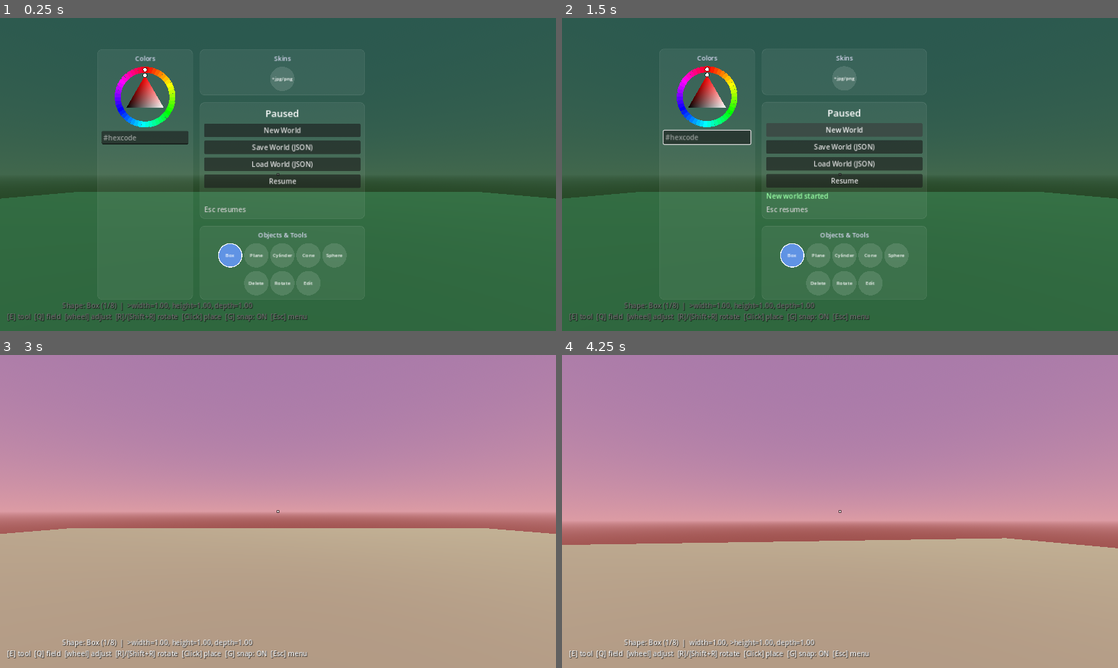
Above: before the commit, frames 1-4 (two rows, left to right).
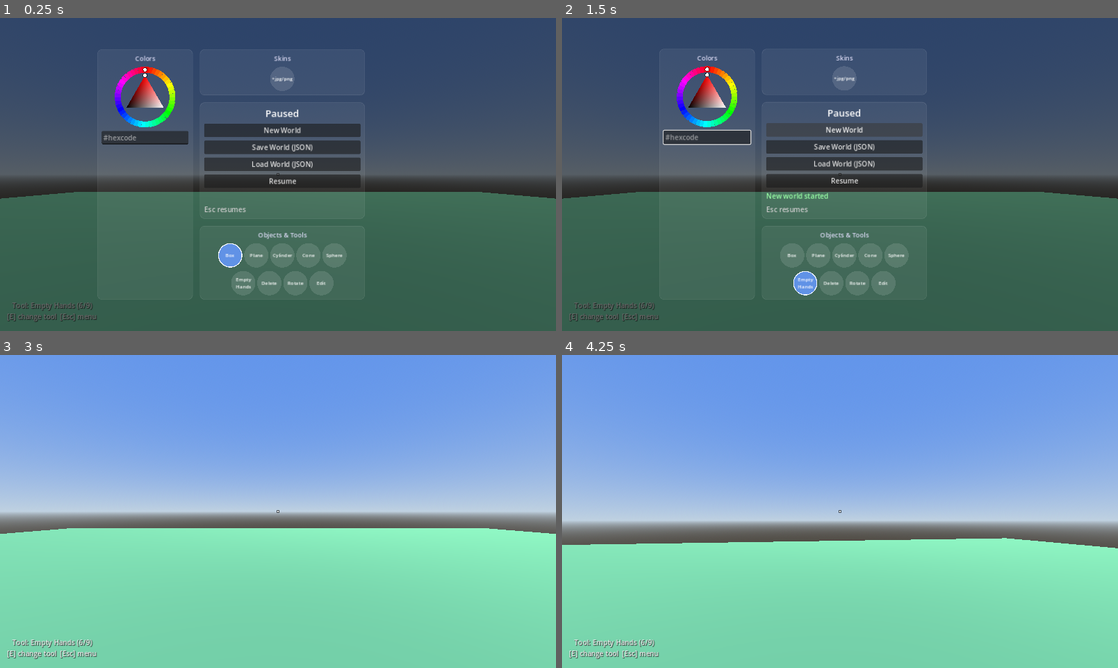
Above: after the commit, the same moments.

Repository: zenontherocks/worldmaker
Game: Godot game, scene res://scenes/Main.tscn
The game is run twice, just before and just after one commit, with the same random seed, the same clock (stepped at 60 frames per second) and the same inputs.
Inputs (mouse positions are in pixels of both pictures, inside the frame that each line leads up to):
- Up to frame 1 (0.25 s): no input
- Up to frame 2 (1.5 s): click (706, 136) at 0.52 s; type "12" at 0.6 s; click "New World" at 1.25 s
- Up to frame 3 (3 s): click "New World" at 2 s; click "Resume" at 2.75 s
- Up to frame 4 (4.25 s): move the mouse to (867, 511) at 3.52 s; hold W (move_forward) from 3.53 s (still down); hold Q (build_cycle_dimension) from 3.53 s (still down); click (867, 511) at 3.67 s; tap Space (jump) at 3.77 s

The runs differ from the first frame. In frame 1, 45% of the frame differs, in the area x 0-100%, y 0-98%; in frame 2, 46%; in frame 3, 100%; in frame 4, 100%, in the area x 0-100%, y 0-100%.

Commit message:
Add "Empty Hands" tool, make it the default on load
Previously the game defaulted to Place/Box on startup (_ready()'s
deferred select_slot(0)), so a fresh load always dropped the player
into holding a Box, with its ghost preview floating in front of the
camera before they'd done anything. Added a new inert ToolMode.EMPTY
("Empty Hands") slot -- no ghost, no raycast highlighting, no action on
any input -- and made it the default both on startup and after "New
World" (which already re-triggers the same reset path), so loading in
or starting fresh leaves the player's hands empty until they pick a
tool.

Placed it in the Tools row ahead of Delete/Rotate/Edit, both in
BuildModeController's _slots (so [E] cycling reaches it right after the
five shapes) and in the pause menu's parallel slot-index bookkeeping.
CircleButton's label rendering gained support for a "\n"-separated
two-line label, since "Empty Hands" doesn't fit the circle's fixed
diameter on one line at a readable size -- backward compatible with
every existing single-word label, which is just the one-line case of
the same centering math.

Diff:
--- a/scripts/build/BuildModeController.gd
+++ b/scripts/build/BuildModeController.gd
@@ -11,17 +11,23 @@
 ## methods (select_slot/select_skin) the pause menu calls directly via the
 ## reference Main.gd hands it -- it never reaches into the UI itself.
 ##
-## [E] cycles through eight tools: the five placeable shapes, then Delete,
-## Rotate, and Edit. The pause menu's Tools row offers the same eight
-## directly, via select_slot(). Delete, Rotate, and Edit all target
-## whatever placed object the crosshair is over (found via the same
+## [E] cycles through nine tools: the five placeable shapes, then Empty
+## Hands, Delete, Rotate, and Edit. The pause menu's Tools row offers the
+## same nine directly, via select_slot(). Delete, Rotate, and Edit all
+## target whatever placed object the crosshair is over (found via the same
 ## raycast used for placement) and highlight it by temporarily swapping
 ## its mesh's material; Delete removes it on click, Rotate spins it in
 ## place with the same R/Shift+R (and T/Shift+T) keys that adjust a
 ## pending placement's rotation, and Edit locks onto it on click so
 ## Q/wheel can resize it live instead of adjusting a pending placement.
-
-enum ToolMode { PLACE, DELETE, ROTATE, EDIT }
+## Empty Hands is the odd one out: it does nothing at all (no ghost, no
+## raycast highlight, no action on click or any other input) -- it exists
+## purely as a neutral resting state so the player isn't holding a shape
+## by default (see _ready()/reset_for_new_world()), and so there's a way
+## to put a shape down without switching to a tool that acts on other
+## objects instead.
+
+enum ToolMode { PLACE, DELETE, ROTATE, EDIT, EMPTY }
 
 signal shape_changed(shape_id: int, dimensions: Dictionary)
 signal dimensions_changed(dimensions: Dictionary)
@@ -134,6 +140,7 @@
 
 	for shape_id in ShapeDefinitions.ORDER:
 		_slots.append({"mode": ToolMode.PLACE, "shape_id": shape_id})
+	_slots.append({"mode": ToolMode.EMPTY})
 	_slots.append({"mode": ToolMode.DELETE})
 	_slots.append({"mode": ToolMode.ROTATE})
 	_slots.append({"mode": ToolMode.EDIT})
@@ -146,8 +153,10 @@
 	# runs after all its children's, including this one) has actually
 	# connected them to BuildHUD -- otherwise this initial state emits into
 	# a HUD that isn't listening yet and shows blank until the player's
-	# first interaction.
-	call_deferred("select_slot", 0)
+	# first interaction. Empty Hands (ShapeDefinitions.ORDER.size(), the
+	# slot appended right after the five shapes above) rather than slot 0
+	# -- a fresh load shouldn't drop the player into holding a Box.
+	call_deferred("select_slot", ShapeDefinitions.ORDER.size())
 	call_deferred("emit_signal", "snap_toggled", snap_enabled)
 
 
@@ -164,6 +173,8 @@
 
 	if tool_mode == ToolMode.PLACE:
 		_process_place_target()
+	elif tool_mode == ToolMode.EMPTY:
+		pass  # Deliberately inert -- see the class docstring.
 	elif tool_mode != ToolMode.EDIT or not _edit_locked:
 		_process_targeted_object()
 
@@ -489,15 +500,16 @@
 ## GameManager.world_root and SkinManager's caches, so the tool state left
 ## over from before the wipe (an active skin/color that no longer exists,
 ## a Plane's accumulated rotation/hinge nudges) doesn't linger into the
-## fresh build -- same end state as select_slot(0) already reaches on
-## startup (_ready() calls it deferred), just re-triggered on demand.
+## fresh build -- same end state as _ready()'s deferred select_slot() call
+## already reaches on startup (Empty Hands, not holding a shape), just
+## re-triggered on demand.
 func reset_for_new_world() -> void:
 	active_skin_key = ""
 	ghost.set_skin(null)
 	_rotation_offset = 0.0
 	_tilt_offset = 0.0
 	_hinge_mirror = false
-	select_slot(0)
+	select_slot(ShapeDefinitions.ORDER.size())
 
 
 func _dimension_fields_in_context() -> Array:
--- a/scripts/ui/BuildHUD.gd
+++ b/scripts/ui/BuildHUD.gd
@@ -1,8 +1,9 @@
 extends Control
 class_name BuildHUD
 ## Always-on-screen build status readout (bottom of screen): current tool
-## (a shape to place, or the Delete/Rotate/Edit tool), live dimension
-## values with the scroll-adjustable field marked, and a control reminder.
+## (a shape to place, Empty Hands, or the Delete/Rotate/Edit tool), live
+## dimension values with the scroll-adjustable field marked, and a control
+## reminder.
 ## The whole game is build mode (no separate enter/exit toggle), so this
 ## always shows live status once the first tool_mode_changed signal
 ## arrives. Built procedurally because the set of dimension fields differs
@@ -95,6 +96,11 @@
 
 func _refresh() -> void:
 	match _tool_mode:
+		BuildModeController.ToolMode.EMPTY:
+			_label.text = (
+				"Tool: Empty Hands (%d/%d)\n" % [_slot_number, _slot_count]
+				+ "[E] change tool  [Esc] menu"
+			)
 		BuildModeController.ToolMode.DELETE:
 			_label.text = (
 				"Tool: Delete (%d/%d)\n" % [_slot_number, _slot_count]
--- a/scripts/ui/CircleButton.gd
+++ b/scripts/ui/CircleButton.gd
@@ -89,13 +89,22 @@
 		draw_circle(center, _RADIUS * 0.68, swatch_color)
 	elif label_text != "":
 		var font := ThemeDB.fallback_font
-		var baseline_y := _RADIUS + _FONT_SIZE * 0.35
-		draw_string(
-			font,
-			Vector2(0, baseline_y),
-			label_text,
-			HORIZONTAL_ALIGNMENT_CENTER,
-			DIAMETER,
-			_FONT_SIZE,
-			Color.WHITE
-		)
+		# A label with an embedded newline (e.g. "Empty\nHands") draws as a
+		# vertically-centered block of lines instead of one line -- the
+		# circle's fixed DIAMETER can't fit a two-word label at a readable
+		# size otherwise. Single-line labels (every other tool circle) are
+		# just the lines.size() == 1 case of the same math, so this doesn't
+		# change their existing baseline.
+		var lines := label_text.split("\n")
+		var line_height := font.get_height(_FONT_SIZE)
+		var start_y := _RADIUS - line_height * (lines.size() - 1) * 0.5 + _FONT_SIZE * 0.35
+		for i in lines.size():
+			draw_string(
+				font,
+				Vector2(0, start_y + line_height * i),
+				lines[i],
+				HORIZONTAL_ALIGNMENT_CENTER,
+				DIAMETER,
+				_FONT_SIZE,
+				Color.WHITE
+			)
--- a/scripts/ui/PauseMenuUI.gd
+++ b/scripts/ui/PauseMenuUI.gd
@@ -347,15 +347,17 @@
 ## Built once (the set never changes); _refresh_tools_row() then just
 ## toggles which circle is selected to show the current tool. Slot order
 ## mirrors BuildModeController's own _slots construction -- the five
-## shapes in ShapeDefinitions.ORDER (into _objects_row), then Delete,
-## Rotate, Edit (into _tools_row) -- split into two rows so shapes and
-## tools read as visually distinct, even though they still share one
+## shapes in ShapeDefinitions.ORDER (into _objects_row), then Empty Hands,
+## Delete, Rotate, Edit (into _tools_row) -- split into two rows so shapes
+## and tools read as visually distinct, even though they still share one
 ## slot-index space and one _tool_buttons list under the hood.
 func _build_objects_and_tools() -> void:
 	var index := 0
 	for shape_id in ShapeDefinitions.ORDER:
 		_add_tool_circle(_objects_row, ShapeDefinitions.shape_name(shape_id), index)
 		index += 1
+	_add_tool_circle(_tools_row, "Empty\nHands", index)
+	index += 1
 	_add_tool_circle(_tools_row, "Delete", index)
 	index += 1
 	_add_tool_circle(_tools_row, "Rotate", index)
@@ -387,12 +389,14 @@
 
 func _current_slot_index() -> int:
 	match _build_controller.tool_mode:
+		BuildModeController.ToolMode.EMPTY:
+			return ShapeDefinitions.ORDER.size()
 		BuildModeController.ToolMode.DELETE:
-			return ShapeDefinitions.ORDER.size()
+			return ShapeDefinitions.ORDER.size() + 1
 		BuildModeController.ToolMode.ROTATE:
-			return ShapeDefinitions.ORDER.size() + 1
+			return ShapeDefinitions.ORDER.size() + 2
 		BuildModeController.ToolMode.EDIT:
-			return ShapeDefinitions.ORDER.size() + 2
+			return ShapeDefinitions.ORDER.size() + 3
 		_:
 			return ShapeDefinitions.ORDER.find(_build_controller.current_shape_id)
 
Not shown, changed: README.md
